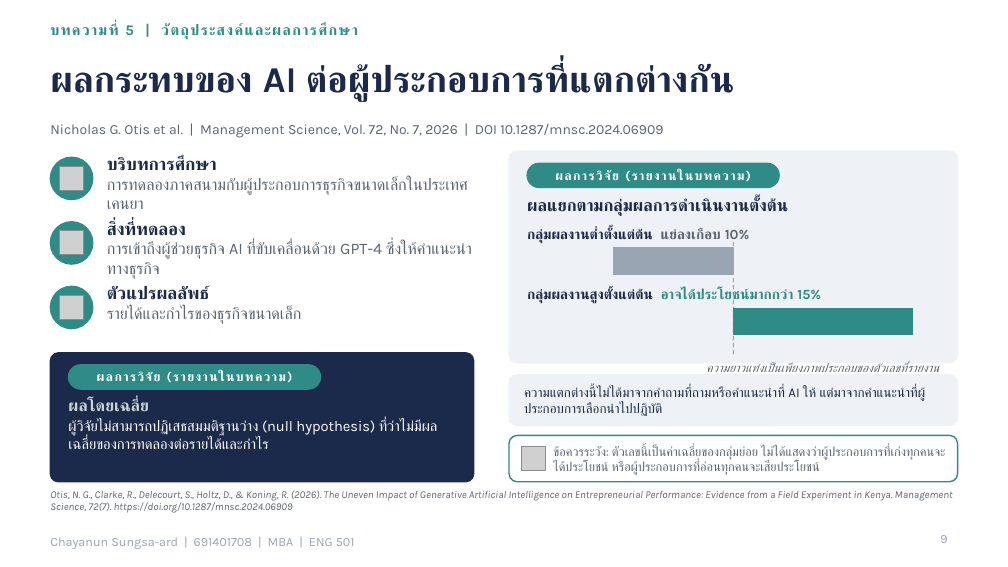
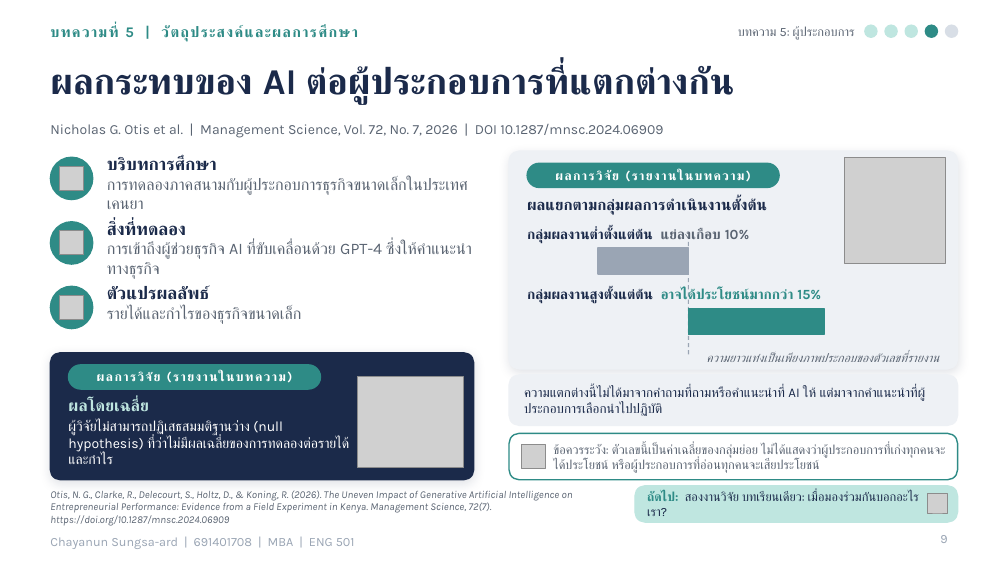
Before and after one commit to tungao06/slide-present-en, a slide deck: slide 9 of presentation/AI_Work_Performance_ENG501.pptx. Drawn at 1008x567 pixels with LibreOffice and Linux fonts; fonts in the diff are those of the drawing; grey boxes stand for pictures; background and template pictures are left out. Boxes give left, top, right and bottom in pixels: in the first picture for what was removed or moved away, otherwise in the second. Text is boxed around its words. In the diff, an @@ line names an element or a change of style, - is before the commit and + after.

```diff
--- a/presentation/AI_Work_Performance_ENG501.pptx
+++ b/presentation/AI_Work_Performance_ENG501.pptx
@@ text added at box(738, 26, 855, 40), 9 pt, text #5A6472 @@
+บทความ 5: ผู้ประกอบการ
@@ ellipse added at box(865, 25, 877, 37), fill #BFE6E0, outline #BFE6E0 1 pt @@
@@ ellipse added at box(885, 25, 897, 37), fill #BFE6E0, outline #BFE6E0 1 pt @@
@@ ellipse added at box(905, 25, 917, 37), fill #BFE6E0, outline #BFE6E0 1 pt @@
@@ ellipse added at box(925, 25, 937, 37), fill #2E8B86, outline #2E8B86 1 pt @@
@@ ellipse added at box(946, 25, 958, 37), fill #D8DEE6, outline #D8DEE6 1 pt @@
@@ rounded rectangle at box(509, 151, 958, 369): shadow on; proportions changed @@
@@ rounded rectangle: place and size @@
-rounded rectangle at box(509, 151, 958, 363)
+rounded rectangle at box(509, 151, 958, 369)
@@ picture added at box(845, 157, 946, 263) @@
@@ text "ผลแยกตามกลุ่มผลการดำเนินงานตั้งต้น" at box(527, 198, 767, 215): size 12 to 11 pt @@
@@ rectangle: place and size @@
-rectangle at box(614, 248, 734, 274)
+rectangle at box(598, 248, 688, 274)
@@ line moved from (734, 242) - (734, 355) to (688, 242) - (688, 355) @@
@@ rectangle: place and size @@
-rectangle at box(734, 308, 913, 335)
+rectangle at box(688, 308, 824, 335)
@@ rounded rectangle at box(50, 353, 474, 480): shadow on; proportions changed @@
@@ text "ความยาวแท่งเป็นเพียงภาพประกอบของตัวเลขที่รายงาน": place and size @@
-text "ความยาวแท่งเป็นเพียงภาพประกอบของตัวเลขที่รายงาน" at box(706, 362, 939, 372)
+text "ความยาวแท่งเป็นเพียงภาพประกอบของตัวเลขที่รายงาน" at box(706, 352, 939, 362)
@@ picture added at box(358, 377, 464, 468) @@
@@ rounded rectangle at box(509, 375, 958, 425): proportions changed @@
@@ text "ผลโดยเฉลี่ย" at box(68, 398, 149, 412): text colour #C9D6D4 to #BFE6E0 @@
@@ text "ผู้วิจัยไม่สามารถปฏิเสธสมมติฐานว่าง (null hypothesis) ที่ว่า ..." at box(68, 420, 349, 464): size 10.5 to 10 pt @@
@@ rounded rectangle at box(509, 433, 958, 480): proportions changed @@
@@ text "Otis, N. G., Clarke, R., ..." rewrapped from box(50, 490, 953, 513) to box(50, 490, 573, 526) @@
@@ rounded rectangle added at box(635, 486, 958, 522), fill #BFE6E0, outline #BFE6E0 1 pt @@
@@ text added at box(647, 491, 919, 501), 9 pt, text #1B2A4A @@
+ถัดไป: สองงานวิจัย บทเรียนเดียว: เมื่อมองร่วมกันบอกอะไรเรา?
@@ picture added at box(927, 494, 948, 514) @@
```
Also in this commit, not shown: 9 other slides changed, 4 other files.
